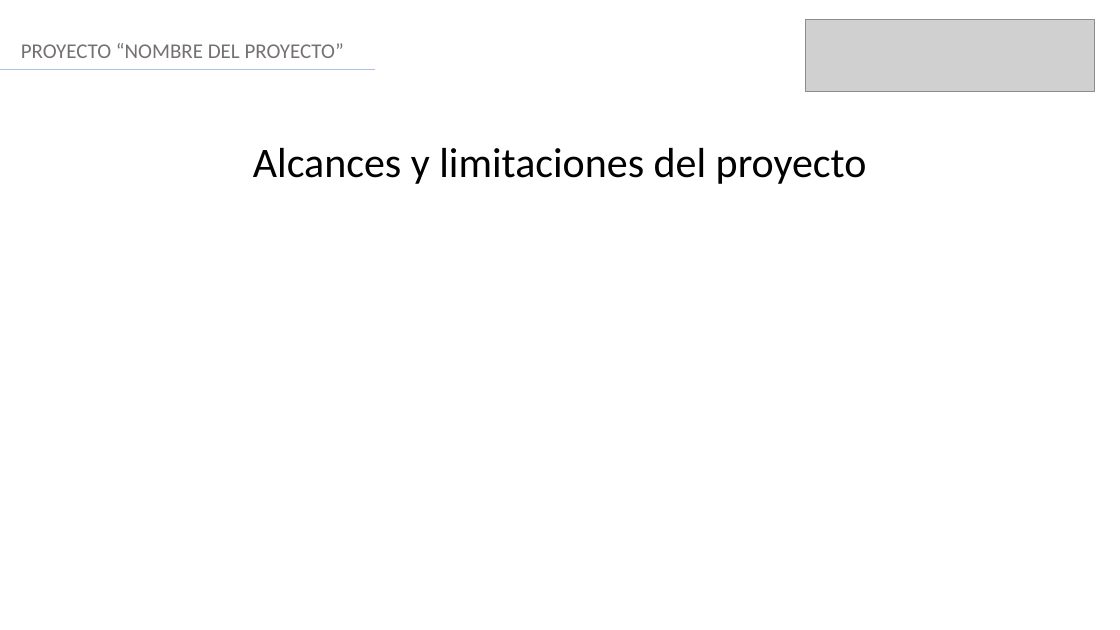
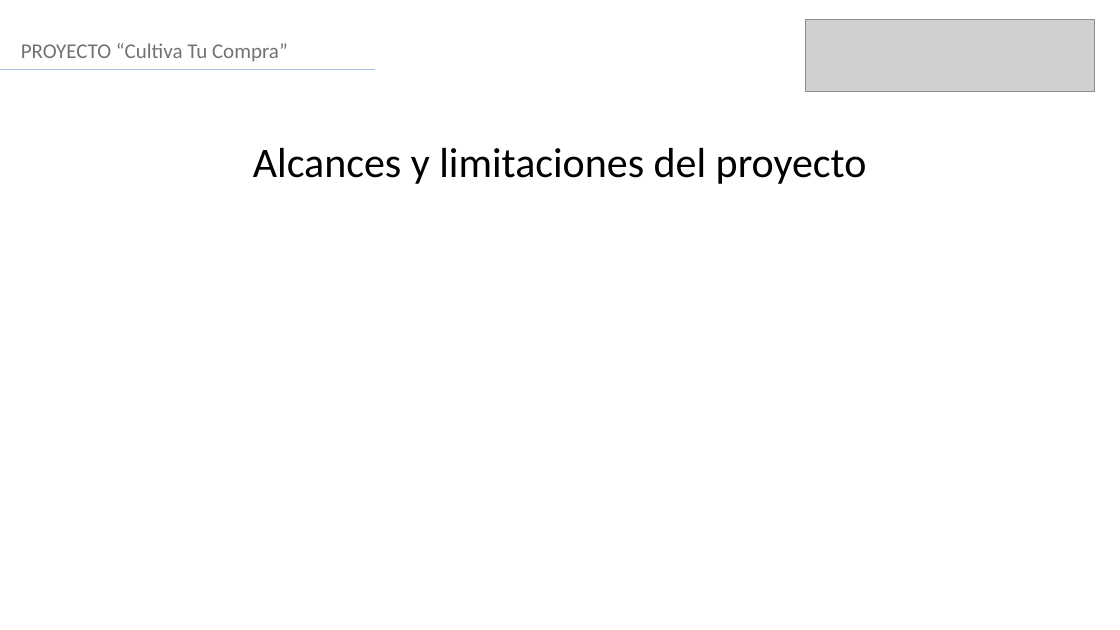
Before and after one commit to VichRo2005/cultiva_tu_compra, a slide deck: slide 5 of Fase 3/Evidencias Grupales/Formato Presentación final.pptx. Drawn at 1120x630 pixels with LibreOffice and Linux fonts; fonts in the diff are those of the drawing; grey boxes stand for pictures. Boxes give left, top, right and bottom in pixels: in the first picture for what was removed or moved away, otherwise in the second. Text is boxed around its words. In the diff, an @@ line names an element or a change of style, - is before the commit and + after.

```diff
--- a/Fase 3/Evidencias Grupales/Formato Presentación final.pptx
+++ b/Fase 3/Evidencias Grupales/Formato Presentación final.pptx
@@ text at (21, 43, 288, 62): text changed @@
-PROYECTO “NOMBRE DEL PROYECTO”
+PROYECTO “Cultiva Tu Compra”
```
Also in this commit, not shown: 6 other slides changed.
